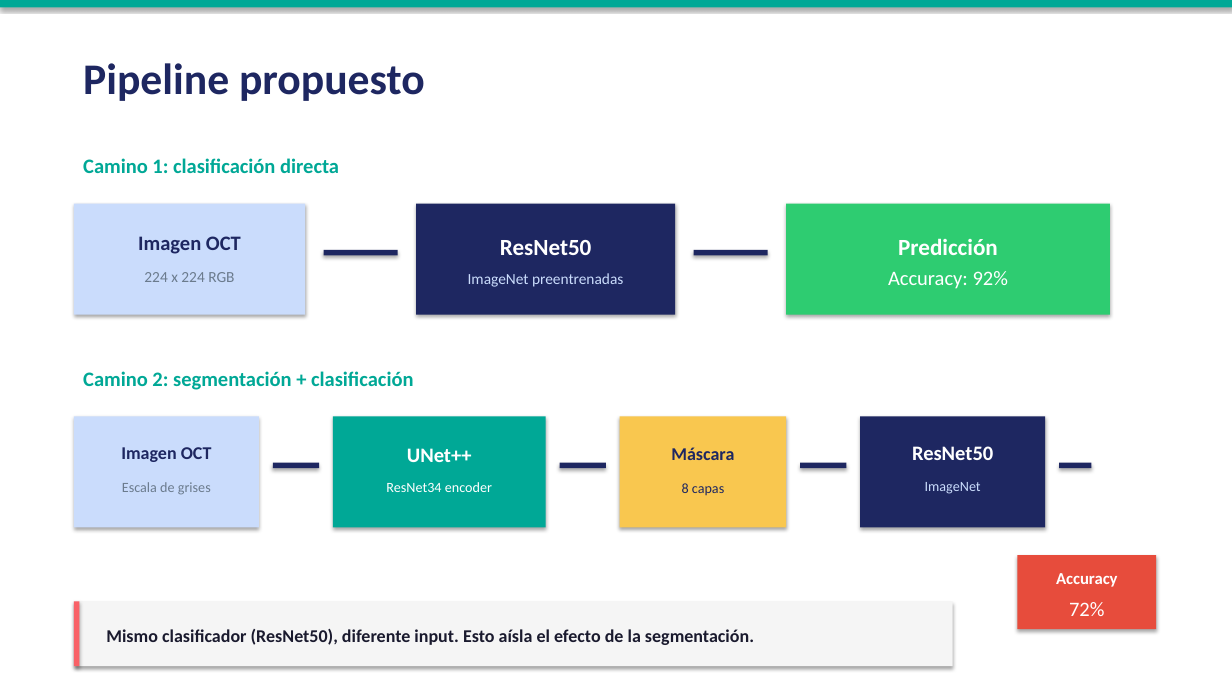
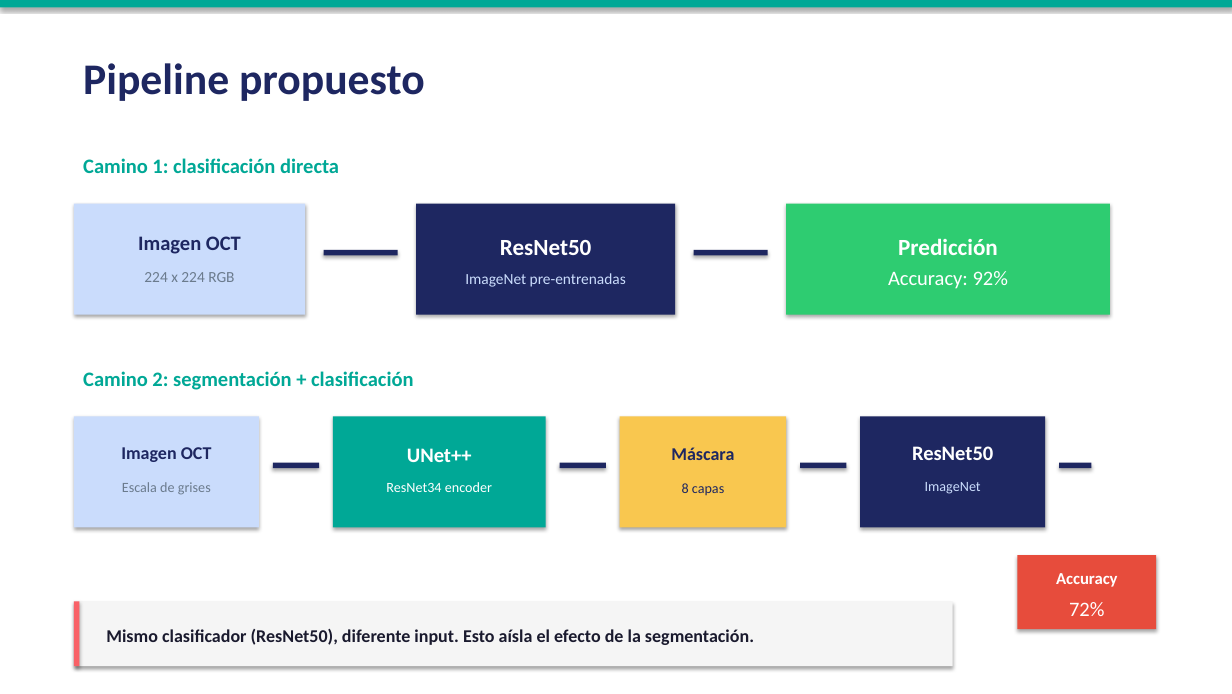
Before and after one commit to umagon/TP_vision_por_computadora_2, a slide deck: slide 5 of paper/presentacion_OCT.pptx. Drawn at 1232x694 pixels with LibreOffice and Linux fonts; fonts in the diff are those of the drawing. Boxes give left, top, right and bottom in pixels: in the first picture for what was removed or moved away, otherwise in the second. Text is boxed around its words. In the diff, an @@ line names an element or a change of style, - is before the commit and + after.

```diff
--- a/paper/presentacion_OCT.pptx
+++ b/paper/presentacion_OCT.pptx
@@ text at bbox=[465, 273, 626, 287]: text changed @@
-ImageNet preentrenadas
+ImageNet pre-entrenadas
```
Also in this commit, not shown: 4 other slides changed, 28 other files.
